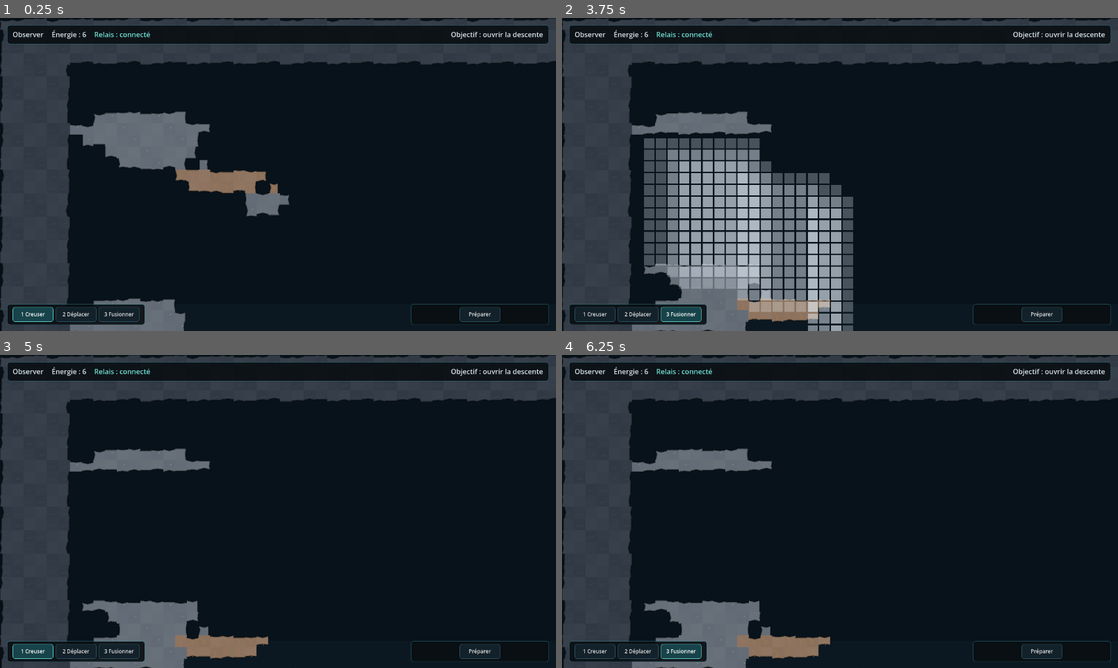
Above: before the commit, frames 1-4 (two rows, left to right).
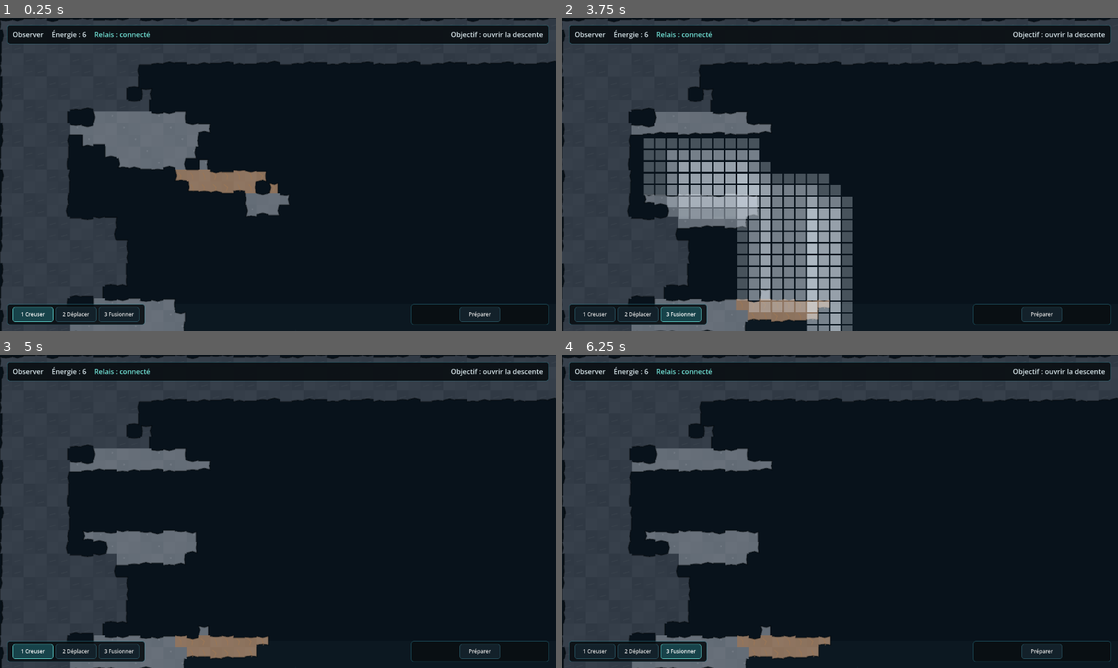
Above: after the commit, the same moments.

Repository: devjonathan1999-del/Project-Digger
Game: Godot game, scene res://scenes/main.tscn
The game is run twice, just before and just after one commit, with the same random seed, the same clock (stepped at 60 frames per second) and the same inputs.
Inputs:
- Up to frame 1 (0.25 s): no input
- Up to frame 2 (3.75 s): click "1 Creuser" at 0.5 s; click "2 Déplacer" at 1.25 s; click "3 Fusionner" at 2 s; click "Préparer" at 2.75 s; click "Déclencher" at 3.5 s
- Up to frame 3 (5 s): click "1 Creuser" at 4.25 s
- Up to frame 4 (6.25 s): click "2 Déplacer" at 5 s; click "3 Fusionner" at 5.75 s

The runs differ from the first frame. In frame 1, 4.4% of the frame differs, in the area x 11-28%, y 13-91%; in frame 2, 9.5%, in the area x 0-93%, y 0-100%; in frame 3, 7.4%; in frame 4, 7.4%.

Commit message:
feat: densify Helix into continuous cave geology

Diff:
--- a/src/content/vertical_slice_layout.gd
+++ b/src/content/vertical_slice_layout.gd
@@ -1,7 +1,7 @@
 class_name VerticalSliceLayout
 extends RefCounted
 
-const CONTENT_ID := "cave_v02_helix_01"
+const CONTENT_ID := "cave_v02_helix_02"
 const WIDTH := 64
 const HEIGHT := 72
 const CELL_SIZE := 16
@@ -16,14 +16,35 @@
 func build() -> Dictionary:
     var model := TerrainModel.new(WIDTH, HEIGHT)
 
-    # Anchored outer geology. The thick logical shell remains simple and
-    # dependable; organic presentation is handled by the renderer/backdrop.
+    # Anchored outer geology. The cave now reads as negative space cut through
+    # a continuous mass rather than as isolated platforms floating in a box.
     _fill_rect(model, Rect2i(0, 0, 6, HEIGHT), &"rock_dense")
     _fill_rect(model, Rect2i(58, 0, 6, HEIGHT), &"rock_dense")
     _fill_rect(model, Rect2i(6, 0, 52, 4), &"rock_dense")
 
-    # Entrance pocket: overlapping, hand-eroded shelves create a natural
-    # descending silhouette instead of four clean rectangular bands.
+    # Broad irregular shoulders grow inward from the side walls. They remain
+    # far from the canonical gate puzzle, so presentation gains density without
+    # changing the intended stability solution.
+    _fill_rect(model, Rect2i(6, 4, 7, 7), &"rock_dense")
+    _fill_rect(model, Rect2i(6, 17, 5, 7), &"rock_dense")
+    _fill_rect(model, Rect2i(6, 37, 7, 12), &"rock_dense")
+    _fill_rect(model, Rect2i(6, 49, 4, 9), &"rock_dense")
+    _fill_rect(model, Rect2i(53, 4, 5, 26), &"rock_dense")
+    _fill_rect(model, Rect2i(51, 37, 7, 13), &"rock_dense")
+    _fill_rect(model, Rect2i(54, 50, 4, 8), &"rock_dense")
+    _carve_cells(model, [
+        Vector2i(12, 4), Vector2i(12, 5), Vector2i(11, 6), Vector2i(12, 10),
+        Vector2i(10, 17), Vector2i(10, 18), Vector2i(9, 23), Vector2i(10, 23),
+        Vector2i(12, 37), Vector2i(12, 38), Vector2i(11, 39), Vector2i(12, 42),
+        Vector2i(12, 46), Vector2i(11, 48), Vector2i(9, 49), Vector2i(9, 50),
+        Vector2i(53, 4), Vector2i(53, 5), Vector2i(54, 8), Vector2i(53, 12),
+        Vector2i(53, 17), Vector2i(54, 23), Vector2i(53, 28), Vector2i(53, 29),
+        Vector2i(51, 37), Vector2i(51, 38), Vector2i(52, 41), Vector2i(51, 47),
+        Vector2i(54, 50), Vector2i(54, 51), Vector2i(55, 56), Vector2i(54, 57),
+    ])
+
+    # Entrance pocket: overlapping, hand-eroded shelves descend from the left
+    # shoulder and teach the material language without reading as a flat band.
     _fill_rect(model, Rect2i(6, 8, 12, 3), &"rock_common")
     _fill_rect(model, Rect2i(8, 11, 10, 2), &"rock_common")
     _fill_rect(model, Rect2i(14, 13, 10, 2), &"rock_fragile")
@@ -48,8 +69,8 @@
         Vector2i(6, 34), Vector2i(7, 34), Vector2i(17, 34), Vector2i(6, 36), Vector2i(16, 36), Vector2i(17, 36),
     ])
 
-    # Central chamber framing. These broad shelves retain enough mass to read
-    # clearly while their edges are cut into asymmetric geological shoulders.
+    # Central chamber framing. Broad shelves emerge from surrounding geology
+    # while asymmetric cuts keep their silhouette readable and non-rectangular.
     _fill_rect(model, Rect2i(18, 38, 8, 4), &"rock_common")
     _fill_rect(model, Rect2i(41, 30, 17, 4), &"rock_common")
     _fill_rect(model, Rect2i(44, 34, 14, 3), &"rock_fragile")
